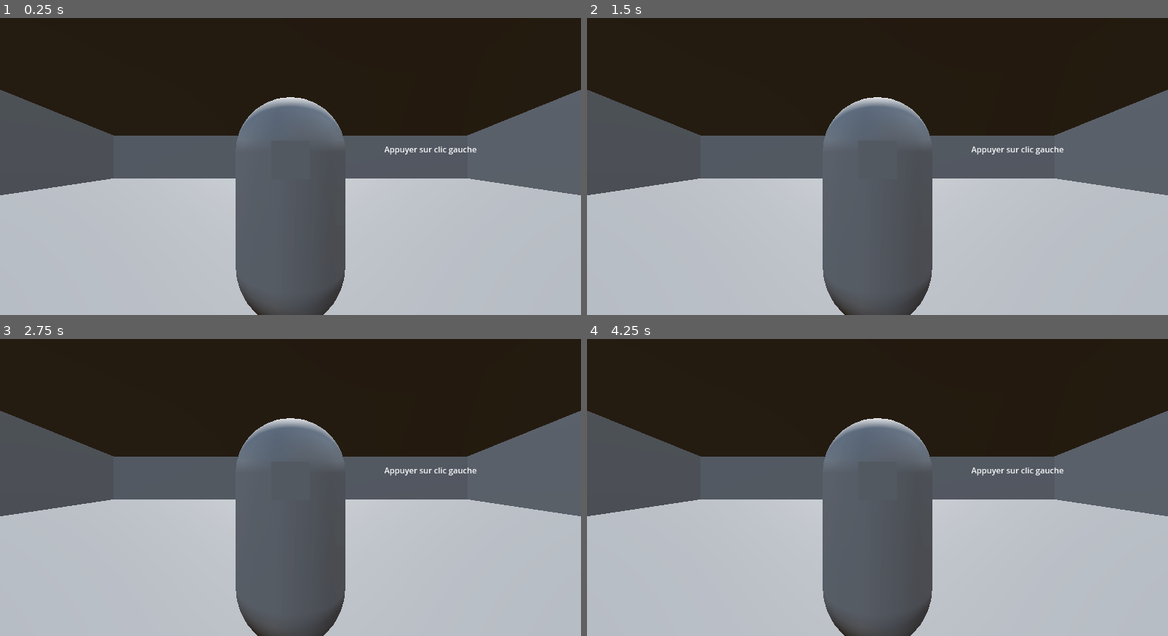
Above: before the commit, frames 1-4 (two rows, left to right).
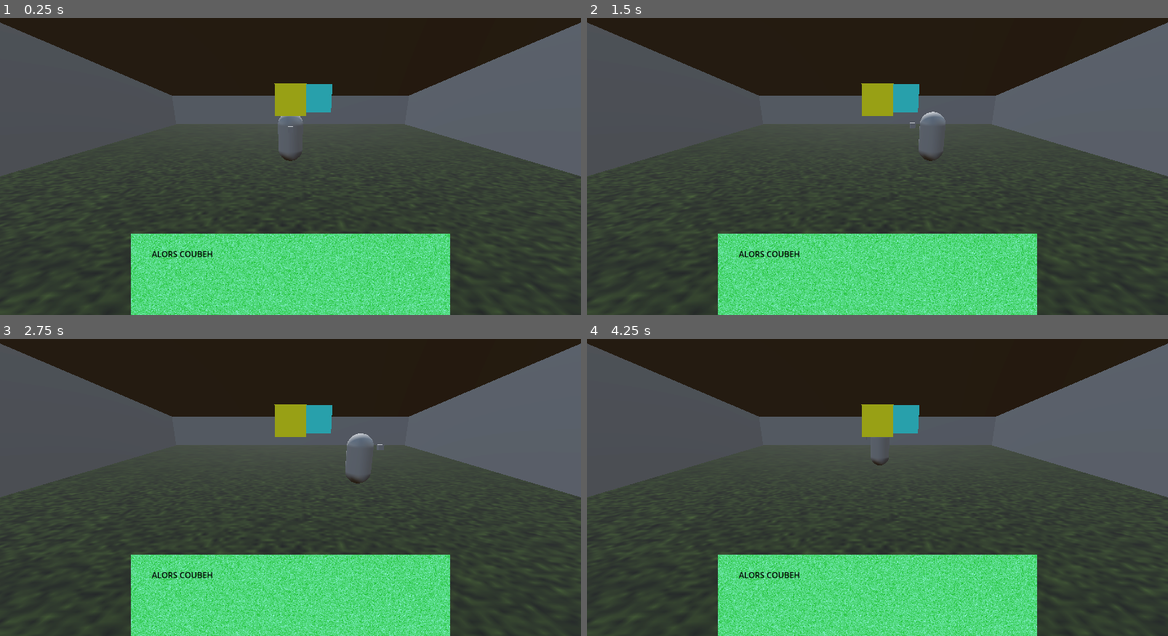
Above: after the commit, the same moments.

Repository: EDK-pro/mamie_kaki
Game: Godot game, scene res://scene/greyblock_scene.tscn
The game is run twice, just before and just after one commit, with the same random seed, the same clock (stepped at 60 frames per second) and the same inputs. The project has no main scene, so this scene is started directly.
Inputs (mouse positions are in pixels of both pictures, inside the frame that each line leads up to):
- Up to frame 1 (0.25 s): no input
- Up to frame 2 (1.5 s): tap Enter (ui_accept) at 0.5, 0.77 s; move the mouse to (1005, 136) at 0.52 s; press the mouse at (1005, 136) at 0.53 s; hold D (droite) 0.53-1.28 s; move the mouse to (761, 169) at 1.27 s; release the mouse at (761, 169) at 1.28 s; hold A (gauche) from 1.28 s (still down); click (761, 169) at 1.35 s
- Up to frame 3 (2.75 s): tap Enter (ui_accept) at 1.52 s; move the mouse to (348, 401) at 2.02 s; release A (gauche) at 2.03 s; press the mouse at (348, 401) at 2.03 s; hold D (droite) from 2.03 s (still down); tap S (reculer) at 2.1 s
- Up to frame 4 (4.25 s): move the mouse to (848, 537) at 2.77 s; release D (droite) at 2.78 s; release the mouse at (848, 537) at 2.78 s; hold W (avancer) 2.78-3.53 s; tap F at 2.85 s; tap Enter (ui_accept) at 3.02, 3.77 s; click (848, 537) at 3.05 s; move the mouse to (1051, 523) at 3.52 s; press the mouse at (1051, 523) at 3.53 s; hold A (gauche) from 3.53 s (still down); tap Space at 3.6 s

The runs differ from the first frame. In frame 1, 75% of the frame differs, in the area x 0-100%, y 1-100%; in frame 2, 75%; in frame 3, 75%; in frame 4, 75%.
Error before the commit: Parse Error: Identifier "camera" not declared in the current scope. (res://script/mamie.gd:33)

Commit message:
Push nouvelles caméra

Diff:
--- a/project.godot
+++ b/project.godot
@@ -26,6 +26,10 @@
 
 import/blender/enabled=false
 
+[global_group]
+
+objets_interaction="Groupe d'interaction avec les objets"
+
 [input]
 
 avancer={
--- /dev/null
+++ b/scene/Texte_Souvenir.tscn
@@ -0,0 +1,47 @@
+[gd_scene load_steps=4 format=3 uid="uid://cc1jveh1jjmrc"]
+
+[sub_resource type="Gradient" id="Gradient_6lwbu"]
+interpolation_mode = 2
+colors = PackedColorArray(0, 0.701961, 0, 1, 0.639216, 1, 1, 1)
+
+[sub_resource type="FastNoiseLite" id="FastNoiseLite_r2143"]
+noise_type = 3
+fractal_octaves = 10
+fractal_gain = 6.0
+
+[sub_resource type="NoiseTexture2D" id="NoiseTexture2D_52crt"]
+height = 128
+color_ramp = SubResource("Gradient_6lwbu")
+noise = SubResource("FastNoiseLite_r2143")
+
+[node name="Control" type="Control"]
+layout_mode = 3
+anchors_preset = 15
+anchor_right = 1.0
+anchor_bottom = 1.0
+grow_horizontal = 2
+grow_vertical = 2
+
+[node name="TextureRect" type="TextureRect" parent="."]
+layout_mode = 1
+anchors_preset = 7
+anchor_left = 0.5
+anchor_top = 1.0
+anchor_right = 0.5
+anchor_bottom = 1.0
+offset_left = -316.0
+offset_top = -162.0
+offset_right = 317.0
+grow_horizontal = 2
+grow_vertical = 0
+texture = SubResource("NoiseTexture2D_52crt")
+
+[node name="RichTextLabel" type="RichTextLabel" parent="TextureRect"]
+modulate = Color(0, 0, 0, 1)
+layout_mode = 0
+offset_left = 40.5
+offset_top = 29.0
+offset_right = 581.5
+offset_bottom = 221.0
+mouse_filter = 1
+text = "ALORS COUBEH"
--- a/scene/elise_bordel.tscn
+++ b/scene/elise_bordel.tscn
@@ -97,12 +97,6 @@
 [node name="Mamie" parent="." instance=ExtResource("2_xkmfd")]
 transform = Transform3D(1, 0, 0, 0, 1, 0, 0, 0, 1, 0, 1.86139, 0)
 
-[node name="Camera3D" parent="Mamie" index="1"]
-transform = Transform3D(1, 0, 0, 0, 1, 0, 0, 0, 1, 0, 0.5, 2)
-
-[node name="Epaule_Droite" parent="Mamie" index="3"]
-transform = Transform3D(1, 0, 0, 0, 1, 0, 0, 0, 1, 0, 0.5, 2)
-
 [node name="StaticBody3D2" type="StaticBody3D" parent="."]
 transform = Transform3D(1, 0, 0, 0, 1, 0, 0, 0, 1, 2.41001, 10.0242, -7.53462)
 
--- a/scene/greyblock_scene.tscn
+++ b/scene/greyblock_scene.tscn
@@ -1,10 +1,15 @@
-[gd_scene load_steps=15 format=3 uid="uid://dkgpo83vsvf6n"]
+[gd_scene load_steps=33 format=3 uid="uid://dkgpo83vsvf6n"]
 
 [ext_resource type="PackedScene" uid="uid://bwjim2twt32uf" path="res://scene/mamie.tscn" id="1_78l3u"]
+[ext_resource type="Script" path="res://script/Script_scene_greyblock.gd" id="1_a1d8j"]
 [ext_resource type="Script" path="res://addons/phantom_camera/scripts/phantom_camera/phantom_camera_3d.gd" id="2_m0kki"]
 [ext_resource type="Script" path="res://addons/phantom_camera/scripts/resources/tween_resource.gd" id="3_l1xyf"]
+[ext_resource type="Script" path="res://addons/phantom_camera/scripts/phantom_camera_host/phantom_camera_host.gd" id="3_nbc5r"]
 [ext_resource type="Script" path="res://addons/phantom_camera/scripts/resources/camera_3d_resource.gd" id="4_eic3h"]
-[ext_resource type="PackedScene" uid="uid://d2ny81k4lpcvj" path="res://scene/guizmo.tscn" id="5_53s82"]
+[ext_resource type="PackedScene" uid="uid://chi586ssubep1" path="res://scene/Nintendo DS.glb" id="7_agyvh"]
+[ext_resource type="PackedScene" uid="uid://g7und5rhuylg" path="res://scene/table_chaise.glb" id="7_mlwqy"]
+[ext_resource type="PackedScene" uid="uid://dw3vpvlrsjxfs" path="res://scene/objets_base.tscn" id="8_mqrtj"]
+[ext_resource type="PackedScene" uid="uid://cc1jveh1jjmrc" path="res://scene/Texte_Souvenir.tscn" id="10_mlifd"]
 
 [sub_resource type="ProceduralSkyMaterial" id="ProceduralSkyMaterial_puydc"]
 sky_horizon_color = Color(0.64625, 0.65575, 0.67075, 1)
@@ -28,8 +33,34 @@
 [sub_resource type="BoxMesh" id="BoxMesh_tsk8i"]
 size = Vector3(20, 10, 0.3)
 
+[sub_resource type="FastNoiseLite" id="FastNoiseLite_1wuyl"]
+noise_type = 3
+frequency = 0.095
+fractal_octaves = 10
+fractal_gain = 5.0
+
+[sub_resource type="NoiseTexture2D" id="NoiseTexture2D_bgoc7"]
+noise = SubResource("FastNoiseLite_1wuyl")
+
+[sub_resource type="StandardMaterial3D" id="StandardMaterial3D_mwkcx"]
+albedo_color = Color(0.2, 0.270588, 0.109804, 1)
+albedo_texture = SubResource("NoiseTexture2D_bgoc7")
+
 [sub_resource type="BoxMesh" id="BoxMesh_x51ep"]
-size = Vector3(50, 0.3, 50)
+material = SubResource("StandardMaterial3D_mwkcx")
+size = Vector3(20, 0.3, 20)
+
+[sub_resource type="BoxShape3D" id="BoxShape3D_6flvy"]
+size = Vector3(20, 0.3, 20)
+
+[sub_resource type="BoxShape3D" id="BoxShape3D_ody2o"]
+size = Vector3(8, 0.2, 8)
+
+[sub_resource type="BoxShape3D" id="BoxShape3D_faoug"]
+size = Vector3(20, 0.2, 8)
+
+[sub_resource type="BoxShape3D" id="BoxShape3D_g5nvo"]
+size = Vector3(8, 0.2, 8)
 
 [sub_resource type="Resource" id="Resource_q88rd"]
 script = ExtResource("3_l1xyf")
@@ -49,7 +80,67 @@
 near = 0.05
 far = 4000.0
 
-[node name="Greyblock_scene" type="Node3D"]
+[sub_resource type="Resource" id="Resource_7crwf"]
+script = ExtResource("3_l1xyf")
+duration = 1.0
+transition = 0
+ease = 2
+
+[sub_resource type="Resource" id="Resource_85idd"]
+script = ExtResource("4_eic3h")
+cull_mask = 1048575
+h_offset = 0.0
+v_offset = 0.0
+projection = 0
+fov = 75.0
+size = 1.0
+frustum_offset = Vector2(0, 0)
+near = 0.05
+far = 4000.0
+
+[sub_resource type="Resource" id="Resource_qlif0"]
+script = ExtResource("3_l1xyf")
+duration = 1.0
+transition = 0
+ease = 2
+
+[sub_resource type="Resource" id="Resource_1gak3"]
+script = ExtResource("4_eic3h")
+cull_mask = 1048575
+h_offset = 0.0
+v_offset = 0.0
+projection = 0
+fov = 75.0
+size = 1.0
+frustum_offset = Vector2(0, 0)
+near = 0.05
+far = 4000.0
+
+[sub_resource type="Resource" id="Resource_ngual"]
+script = ExtResource("3_l1xyf")
+duration = 1.0
+transition = 0
+ease = 2
+
+[sub_resource type="Resource" id="Resource_uebgi"]
+script = ExtResource("4_eic3h")
+cull_mask = 1048575
+h_offset = 0.0
+v_offset = 0.0
+projection = 0
+fov = 75.0
+size = 1.0
+frustum_offset = Vector2(0, 0)
+near = 0.05
+far = 4000.0
+
+[node name="Greyblock_scene" type="Node3D" node_paths=PackedStringArray("pcam_milieu", "pcam_gauche", "pcam_droite", "cam_proche", "mamie")]
+script = ExtResource("1_a1d8j")
+pcam_milieu = NodePath("PhantomCameraMilieu")
+pcam_gauche = NodePath("PhantomCameraGauche")
+pcam_droite = NodePath("PhantomCameraDroite")
+cam_proche = NodePath("Scene_souvenir")
+mamie = NodePath("Mamie")
 
 [node name="WorldEnvironment" type="WorldEnvironment" parent="."]
 environment = SubResource("Environment_pnk46")
@@ -88,6 +179,7 @@
 mesh = SubResource("BoxMesh_x51ep")
 
 [node name="CollisionShape3D" type="CollisionShape3D" parent="StaticBody3D"]
+shape = SubResource("BoxShape3D_6flvy")
 
 [node name="DirectionalLight3D" type="DirectionalLight3D" parent="."]
 transform = Transform3D(1, 0, 0, 0, -0.708759, 0.705451, 0, -0.705451, -0.708759, 0, 15.2537, 0)
@@ -95,12 +187,81 @@
 [node name="Mamie" parent="." instance=ExtResource("1_78l3u")]
 transform = Transform3D(1, 0, 0, 0, 1, 0, 0, 0, 1, 0, 1.13238, 0)
 
-[node name="PhantomCamera3D" type="Node3D" parent="."]
+[node name="Camera3D" type="Camera3D" parent="."]
 transform = Transform3D(1, 0, 0, 0, 0.960648, 0.277767, 0, -0.277767, 0.960648, 0, 2.96181, 8.4755)
-script = ExtResource("2_m0kki")
+
+[node name="PhantomCameraHost" type="Node" parent="Camera3D"]
+script = ExtResource("3_nbc5r")
+
+[node name="Area_trigger" type="Node" parent="."]
+
+[node name="Droite" type="Area3D" parent="Area_trigger"]
+transform = Transform3D(1, 0, 0, 0, 1, 0, 0, 0, 1, -6.46617, 0.643837, 7.65411)
+collision_layer = 2
+collision_mask = 2
+
+[node name="CollisionShape3D" type="CollisionShape3D" parent="Area_trigger/Droite"]
+shape = SubResource("BoxShape3D_ody2o")
+
+[node name="Milieu" type="Area3D" parent="Area_trigger"]
+transform = Transform3D(1, 0, 0, 0, 1, 0, 0, 0, 1, 0, 0.450485, -5.89841)
+collision_layer = 2
+collision_mask = 2
+
+[node name="CollisionShape3D" type="CollisionShape3D" parent="Area_trigger/Milieu"]
+shape = SubResource("BoxShape3D_faoug")
+
+[node name="Gauche" type="Area3D" parent="Area_trigger"]
+transform = Transform3D(1, 0, 0, 0, 1, 0, 0, 0, 1, 6.04383, 1.27588, 6.66167)
+collision_layer = 2
+collision_mask = 2
+
+[node name="CollisionShape3D" type="CollisionShape3D" parent="Area_trigger/Gauche"]
+shape = SubResource("BoxShape3D_g5nvo")
+
+[node name="PhantomCameraMilieu" type="Node3D" parent="."]
+transform = Transform3D(1, 0, 0, 0, 0.960648, 0.277767, 0, -0.277767, 0.960648, 0, 2.96181, 8.4755)
+script = ExtResource("2_m0kki")
+priority = 1
 tween_resource = SubResource("Resource_q88rd")
 camera_3d_resource = SubResource("Resource_lhcdi")
 
-[node name="Guizmo" parent="PhantomCamera3D" instance=ExtResource("5_53s82")]
-
-[node name="Camera3D" type="Camera3D" parent="."]
+[node name="PhantomCameraGauche" type="Node3D" parent="."]
+transform = Transform3D(-0.760587, 0.250369, -0.599018, -0.0104937, 0.917789, 0.396929, 0.649151, 0.308185, -0.695432, 1.42553, 2.74238, 1.3755)
+script = ExtResource("2_m0kki")
+tween_resource = SubResource("Resource_7crwf")
+camera_3d_resource = SubResource("Resource_85idd")
+
+[node name="PhantomCameraDroite" type="Node3D" parent="."]
+transform = Transform3D(-0.736944, -0.355776, 0.57475, 0.0125952, 0.842904, 0.537916, -0.675836, 0.403653, -0.616692, -1.78635, 2.31766, 1.76276)
+script = ExtResource("2_m0kki")
+tween_resource = SubResource("Resource_qlif0")
+camera_3d_resource = SubResource("Resource_1gak3")
+
+[node name="Nintendo DS" parent="." instance=ExtResource("7_agyvh")]
+transform = Transform3D(1, 0, 0, 0, 1, 0, 0, 0, 1, -8.93668, 0.15, 8.98242)
+
+[node name="Objet_briilance" parent="Nintendo DS" instance=ExtResource("8_mqrtj")]
+
+[node name="table_chaise" parent="." instance=ExtResource("7_mlwqy")]
+transform = Transform3D(1, 0, 0, 0, 1, 0, 0, 0, 1, 7.02232, 0.15, 7.91369)
+
+[node name="Objet_briilance" parent="table_chaise" instance=ExtResource("8_mqrtj")]
+
+[node name="Control" parent="." instance=ExtResource("10_mlifd")]
+mouse_filter = 2
+
+[node name="Scene_souvenir" type="Node3D" parent="." node_paths=PackedStringArray("follow_target")]
+transform = Transform3D(0.999999, 0, 0, 0, 1, 0, 0, 0, 0.999999, 0, 2.13238, 2)
+script = ExtResource("2_m0kki")
+follow_mode = 6
+follow_target = NodePath("../Mamie")
+tween_resource = SubResource("Resource_ngual")
+camera_3d_resource = SubResource("Resource_uebgi")
+follow_offset = Vector3(0, 1, 0)
+follow_distance = 2.0
+spring_length = 2.0
+
+[connection signal="body_entered" from="Area_trigger/Droite" to="." method="_on_droite_body_entered"]
+[connection signal="body_entered" from="Area_trigger/Milieu" to="." method="_on_milieu_body_entered"]
+[connection signal="body_entered" from="Area_trigger/Gauche" to="." method="_on_gauche_body_entered"]
--- a/scene/mamie.tscn
+++ b/scene/mamie.tscn
@@ -1,7 +1,6 @@
-[gd_scene load_steps=12 format=3 uid="uid://bwjim2twt32uf"]
+[gd_scene load_steps=16 format=3 uid="uid://bwjim2twt32uf"]
 
 [ext_resource type="Script" path="res://script/mamie.gd" id="1_awg1j"]
-[ext_resource type="Script" path="res://addons/phantom_camera/scripts/phantom_camera_host/phantom_camera_host.gd" id="2_xgp1x"]
 [ext_resource type="Script" path="res://addons/phantom_camera/scripts/phantom_camera/phantom_camera_3d.gd" id="3_do4jc"]
 [ext_resource type="Script" path="res://addons/phantom_camera/scripts/resources/tween_resource.gd" id="4_iirvd"]
 [ext_resource type="Script" path="res://addons/phantom_camera/scripts/resources/camera_3d_resource.gd" id="5_u38ci"]
@@ -14,13 +13,27 @@
 
 [sub_resource type="CapsuleShape3D" id="CapsuleShape3D_kux4g"]
 
-[sub_resource type="Resource" id="Resource_luc67"]
+[sub_resource type="BoxMesh" id="BoxMesh_fgok3"]
+
+[sub_resource type="StandardMaterial3D" id="StandardMaterial3D_kgtwv"]
+albedo_color = Color(1, 1, 0.152941, 1)
+
+[sub_resource type="BoxMesh" id="BoxMesh_j5nxl"]
+material = SubResource("StandardMaterial3D_kgtwv")
+
+[sub_resource type="StandardMaterial3D" id="StandardMaterial3D_xlvoj"]
+albedo_color = Color(0.317647, 1, 1, 1)
+
+[sub_resource type="BoxMesh" id="BoxMesh_72cet"]
+material = SubResource("StandardMaterial3D_xlvoj")
+
+[sub_resource type="Resource" id="Resource_k8vbq"]
 script = ExtResource("4_iirvd")
 duration = 1.0
 transition = 0
 ease = 2
 
-[sub_resource type="Resource" id="Resource_yxon1"]
+[sub_resource type="Resource" id="Resource_dhoox"]
 script = ExtResource("5_u38ci")
 cull_mask = 1048575
 h_offset = 0.0
@@ -34,16 +47,14 @@
 
 [node name="Mamie" type="Node3D"]
 
-[node name="Controlleur_mamie" type="CharacterBody3D" parent="." node_paths=PackedStringArray("pcam", "camera", "bras_camera", "modele_mamie")]
+[node name="Controlleur_mamie" type="CharacterBody3D" parent="." node_paths=PackedStringArray("modele_mamie", "guizmo_forward", "guizmo_side", "guizmo")]
+collision_layer = 3
+collision_mask = 3
 script = ExtResource("1_awg1j")
-pcam = NodePath("../Epaule_Droite")
-camera = NodePath("../Camera3D")
-bras_camera = NodePath("../Bras_Camera")
 modele_mamie = NodePath("Modele_mamie")
-min_pitch = null
-max_pitch = null
-min_yaw = null
-max_yaw = null
+guizmo_forward = NodePath("../Guizmo/Guizmo_forward")
+guizmo_side = NodePath("../Guizmo/Guizmo_side")
+guizmo = NodePath("../Guizmo")
 
 [node name="Modele_mamie" type="MeshInstance3D" parent="Controlleur_mamie"]
 mesh = SubResource("CapsuleMesh_fjh2q")
@@ -56,28 +67,30 @@
 [node name="Collision_mamie" type="CollisionShape3D" parent="Controlleur_mamie"]
 shape = SubResource("CapsuleShape3D_kux4g")
 
-[node name="Camera3D" type="Camera3D" parent="."]
-transform = Transform3D(1, 0, 0, 0, 1, 0, 0, 0, 1, 0, 0.5, 2)
-
-[node name="PhantomCameraHost" type="Node" parent="Camera3D"]
-script = ExtResource("2_xgp1x")
-
 [node name="Bras_Camera" type="SpringArm3D" parent="."]
 transform = Transform3D(1, 0, 0, 0, 1, 0, 0, 0, 1, 0.156187, 0.387973, 0)
 spring_length = 3.0
 
-[node name="Epaule_Droite" type="Node3D" parent="." node_paths=PackedStringArray("follow_target")]
-transform = Transform3D(1, 0, 0, 0, 1, 0, 0, 0, 1, 0, 0.5, 2)
+[node name="Control" parent="." instance=ExtResource("6_iiosi")]
+visible = false
+mouse_filter = 2
+
+[node name="Guizmo" type="Node3D" parent="."]
+transform = Transform3D(1, 0, 0, 0, 1, 0, 0, 0, 1, 0, 1.54286, 0)
+
+[node name="Guizmo_base" type="MeshInstance3D" parent="Guizmo"]
+mesh = SubResource("BoxMesh_fgok3")
+
+[node name="Guizmo_forward" type="MeshInstance3D" parent="Guizmo"]
+transform = Transform3D(1, 0, 0, 0, 1, 0, 0, 0, 1, 0, 0, 1)
+mesh = SubResource("BoxMesh_j5nxl")
+
+[node name="Guizmo_side" type="MeshInstance3D" parent="Guizmo"]
+transform = Transform3D(1, 0, 0, 0, 1, 0, 0, 0, 1, 1, 0, 0)
+mesh = SubResource("BoxMesh_72cet")
+
+[node name="PhantomCamera3D" type="Node3D" parent="."]
+transform = Transform3D(-0.0234201, 0, -0.999726, 0, 1, 0, 0.999726, 0, -0.0234201, -1.73887, 0.758457, 0.300955)
 script = ExtResource("3_do4jc")
-priority = 1
-follow_mode = 6
-follow_target = NodePath("../Controlleur_mamie")
-tween_resource = SubResource("Resource_luc67")
-camera_3d_resource = SubResource("Resource_yxon1")
-follow_offset = Vector3(0, 0.5, 0)
-follow_damping = true
-follow_distance = 2.0
-spring_length = 2.0
-
-[node name="Control" parent="." instance=ExtResource("6_iiosi")]
-mouse_filter = 2
+tween_resource = SubResource("Resource_k8vbq")
+camera_3d_resource = SubResource("Resource_dhoox")
--- a/scene/objets_base.tscn
+++ b/scene/objets_base.tscn
@@ -20,7 +20,9 @@
 [sub_resource type="BoxMesh" id="BoxMesh_l7dxh"]
 size = Vector3(0.2, 0.2, 0.2)
 
-[node name="Objet_briilance" type="Area3D" node_paths=PackedStringArray("objet", "light")]
+[node name="Objet_briilance" type="Area3D" node_paths=PackedStringArray("objet", "light") groups=["objets_interaction"]]
+collision_layer = 2
+collision_mask = 2
 script = ExtResource("1_r8v00")
 objet = NodePath("MeshInstance3D")
 light = NodePath("MeshInstance3D/OmniLight3D")
@@ -29,13 +31,16 @@
 shape = SubResource("CylinderShape3D_tj3it")
 
 [node name="MeshInstance3D" type="MeshInstance3D" parent="."]
+visible = false
 mesh = SubResource("BoxMesh_dw744")
 skeleton = NodePath("../..")
 
 [node name="OmniLight3D" type="OmniLight3D" parent="MeshInstance3D"]
+visible = false
 light_color = Color(1, 0.431373, 0.141176, 1)
 
 [node name="MeshInstance3D2" type="MeshInstance3D" parent="."]
+visible = false
 mesh = SubResource("BoxMesh_l7dxh")
 
 [connection signal="area_entered" from="." to="." method="_on_area_entered"]
--- /dev/null
+++ b/script/Script_scene_greyblock.gd
@@ -0,0 +1,59 @@
+extends Node3D
+
+signal changer_deplacement(rotation_guizmo)
+
+@export var pcam_milieu : PhantomCamera3D
+@export var pcam_gauche : PhantomCamera3D
+@export var pcam_droite : PhantomCamera3D
+@export var cam_proche : PhantomCamera3D
+
+@export var mamie : Node3D
+var controlleur_mamie : CharacterBody3D
+
+var interactible : Array[Node]
+var hitbox_objets : Array[Node3D]
+
+var pcam_tab : Array[PhantomCamera3D] = []
+
+func _ready() -> void:
+	pcam_tab = [pcam_milieu,pcam_gauche, pcam_droite,cam_proche]
+	controlleur_mamie = mamie.get_node("Controlleur_mamie")
+	changer_deplacement.connect(controlleur_mamie.rotate_guizmo.bind())
+	interactible = get_tree().get_nodes_in_group("objets_interaction")
+	hitbox_objets.resize(interactible.size())
+	for i in interactible.size():
+		hitbox_objets[i] = interactible[i].get_parent()
+
+func _unhandled_input(event: InputEvent) -> void:
+	if event.is_action_pressed("Interraction"):
+		var index = 0
+		for i in interactible:
+			if i.selected :
+				choix_souvenirs(hitbox_objets[index])
+			index += 1
+
+func _on_droite_body_entered(body: Node3D) -> void:
+	changer_camera(pcam_droite)
+	changer_deplacement.emit(pcam_droite.rotation.y)
+
+
+func _on_milieu_body_entered(body: Node3D) -> void:
+	changer_camera(pcam_milieu)
+	changer_deplacement.emit(pcam_milieu.rotation.y)
+
+func _on_gauche_body_entered(body: Node3D) -> void:
+	changer_camera(pcam_gauche)
+	changer_deplacement.emit(pcam_gauche.rotation.y)
+
+func changer_camera(camera_voulue : PhantomCamera3D):
+	for c in pcam_tab :
+		c.priority = 0
+		if camera_voulue == c:
+			c.priority = 1
+
+func choix_souvenirs(souvenir : Node3D):
+	cam_proche.follow_target = souvenir
+	cam_proche.position = souvenir.position
+	changer_camera(cam_proche)
+	if str(souvenir).get_slice(":",0) == "table_chaise":
+		print("coubeh")
--- a/script/connexion_area.gd
+++ b/script/connexion_area.gd
@@ -3,13 +3,11 @@
 @export var objet : MeshInstance3D
 @export var light : OmniLight3D
 
-signal arrivee_joueureuse
-signal depart_joueureuse
+@export var selected : bool = false
 
 func _on_body_entered(body: Node3D) -> void:
-	arrivee_joueureuse.emit()
-	objet.visible = true
+	selected = true
 
 
 func _on_body_exited(body: Node3D) -> void:
-	objet.visible = false
+	selected = false
--- a/script/mamie.gd
+++ b/script/mamie.gd
@@ -1,7 +1,9 @@
 extends CharacterBody3D
 
 @export var modele_mamie : MeshInstance3D
-
+@export var guizmo_forward : MeshInstance3D
+@export var guizmo_side : MeshInstance3D
+@export var guizmo : Node3D
 var mouse_sensitivity : float = 0.05
 var souris_derniere_position = Vector3.ZERO
 
@@ -15,8 +17,7 @@
 	Input.mouse_mode = Input.MOUSE_MODE_CAPTURED
 
 func _unhandled_input(event: InputEvent) -> void:
-	if event.is_action_pressed("Interraction"):
-		pass
+	pass
 
 func _process(delta: float) -> void:
 
@@ -30,11 +31,17 @@
 
 func bouger_mamie():
 	var input_deplacement = Input.get_vector("avancer","reculer","gauche","droite")
-	var direction_mamie = Vector3(input_deplacement.y,0,input_deplacement.x).rotated(Vector3.UP,camera.rotation.y)
+	var direction_mamie_x = input_deplacement.x * Vector3(guizmo_forward.global_position.x, 0.0, guizmo_forward.global_position.z)
+	var direction_mamie_z = input_deplacement.y * Vector3(guizmo_side.global_position.x, 0.0, guizmo_side.global_position.z)
+	var direction_mamie = direction_mamie_x + direction_mamie_z
+	#var direction_mamie = Vector3(input_deplacement.y,0,input_deplacement.x).rotated(Vector3.UP,guizmo_forward.rotation.y)
 	if velocity.length() > 0.2:
 		var look_direction: Vector2 = Vector2(velocity.z, velocity.x)
 		modele_mamie.rotation.y = look_direction.angle()
-	velocity = direction_mamie * 2.0
+	velocity = direction_mamie * 4.0
+
+func rotate_guizmo(rotation_y_voulue : float):
+	guizmo.rotation.y = rotation_y_voulue
 
 
 func objet_dessus():
Not shown, changed: addons/phantom_camera/examples/example_scenes/3D/3d_follow_third_person_example_scene.tscn
Not shown, added: scene/Nintendo DS.blend.import
Not shown, added: scene/banc.glb.import
Not shown, added: scene/buisson.glb.import
Not shown, added: scene/table_chaise.glb.import
Not shown, added: scene/tombe.glb.import
